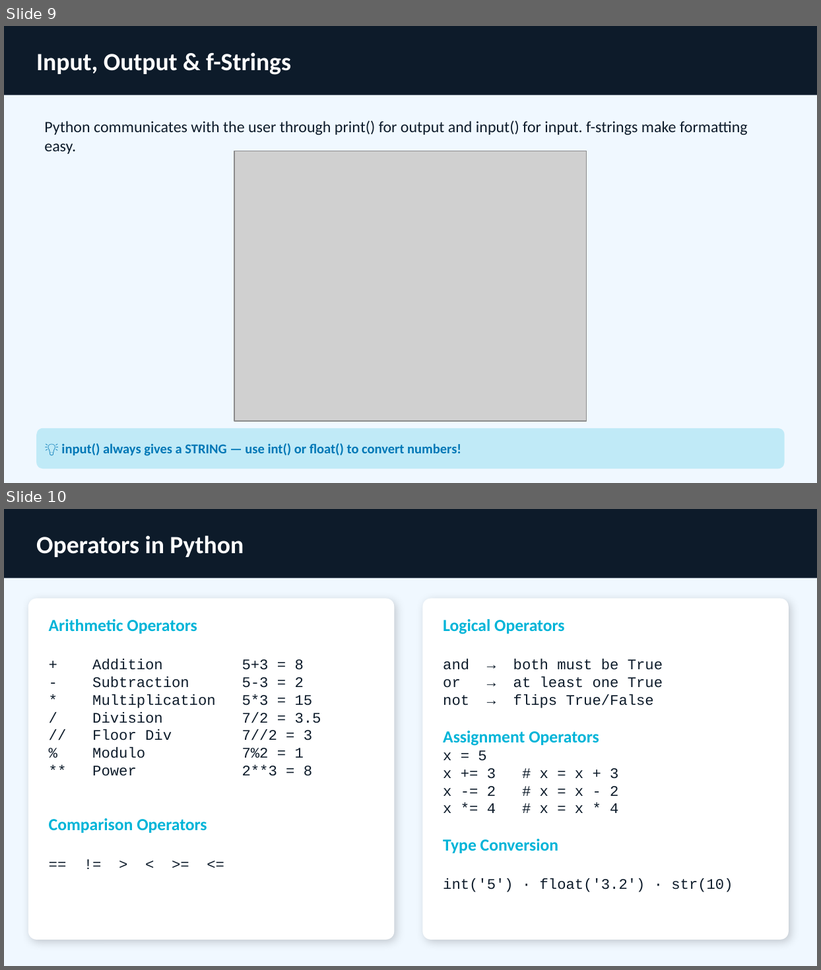
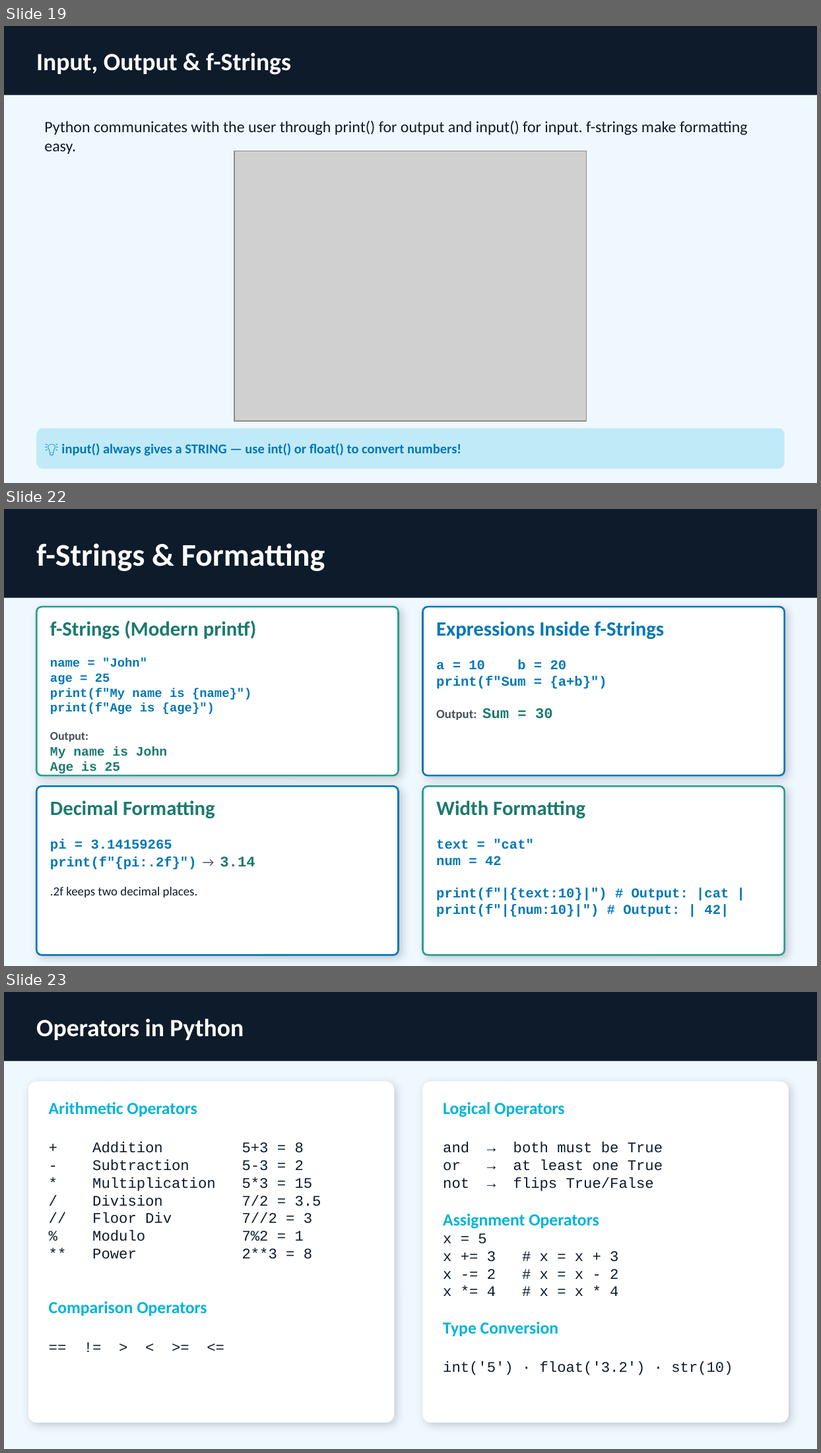
Before and after one commit to GursimranjeetSingh/2b-Academy, a slide deck: Presentations/2b_Academy_Week1.pptx. Shown one above the other, each under a label of ours: slides 9 and 10 before the commit, slides 19, 22 and 23 after it; the slides between them are not shown. The pictures are 821x970 and 821x1453 pixels, drawn with LibreOffice and Linux fonts; fonts in the diff are those of the drawing; grey boxes stand for pictures. Boxes give left, top, right and bottom in pixels: in the first picture for what was removed or moved away, otherwise in the second. Text is boxed around its words. In the diff, an @@ line names an element or a change of style, - is before the commit and + after.

```diff
--- a/Presentations/2b_Academy_Week1.pptx
+++ b/Presentations/2b_Academy_Week1.pptx
@@ slide 22 added at box(4, 509, 817, 966), background #F0F8FF @@
@@ rectangle added at box(4, 509, 817, 597), fill #0D1B2A @@
@@ text added at box(36, 543, 325, 571), 28 pt, text #FFFFFF, bold @@
+f-Strings & Formatting
@@ rounded rectangle added at box(36, 607, 399, 776), fill #FFFFFF, outline #2A9D8F 1.5 pt, 11 pt, text #0077B6, bold @@
+f-Strings (Modern printf)
+name = "John"
+age = 25
+print(f"My name is {name}")
+print(f"Age is {age}")
+Output:
+My name is John
+Age is 25
@@ rounded rectangle added at box(422, 607, 785, 776), fill #FFFFFF, outline #0077B6 1.5 pt, 12 pt, text #0077B6, bold @@
+Expressions Inside f-Strings
+a = 10 b = 20
+print(f"Sum = {a+b}")
+Output: Sum = 30
@@ rounded rectangle added at box(36, 786, 399, 955), fill #FFFFFF, outline #0077B6 1.5 pt, 12 pt, text #0077B6, bold @@
+Decimal Formatting
+pi = 3.14159265
+print(f"{pi:.2f}") → 3.14
+.2f keeps two decimal places.
@@ rounded rectangle added at box(422, 786, 785, 955), fill #FFFFFF, outline #2A9D8F 1.5 pt, 12 pt, text #0077B6, bold @@
+Width Formatting
+text = "cat"
+num = 42
+print(f"|{text:10}|") # Output: |cat | print(f"|{num:10}|") # Output: | 42|
@@ what was slide 9 is now slide 19 @@
@@ what was slide 10 is now slide 23 @@
```
Also in this commit, not shown: 18 other slides added, 2 slides removed.
